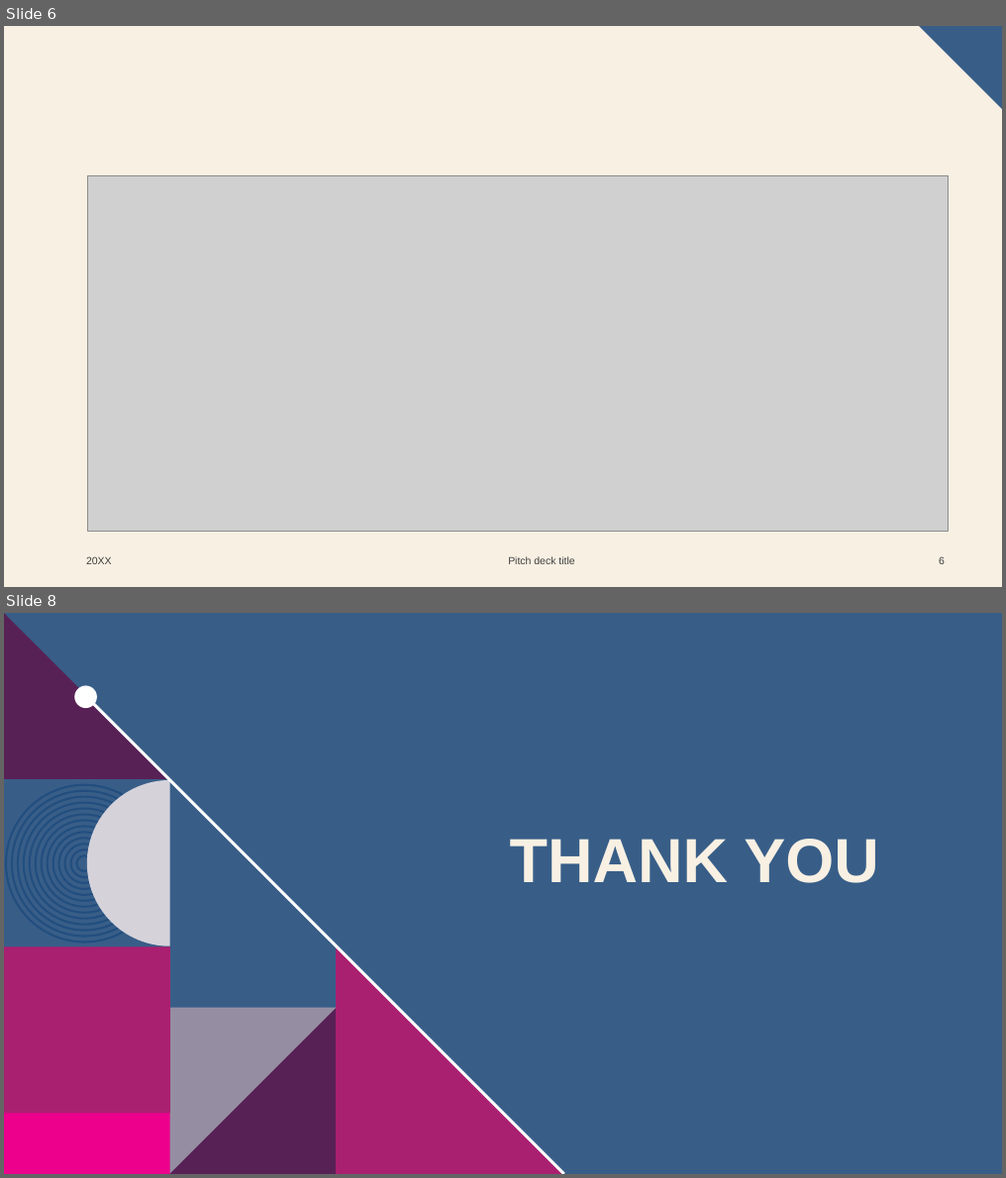
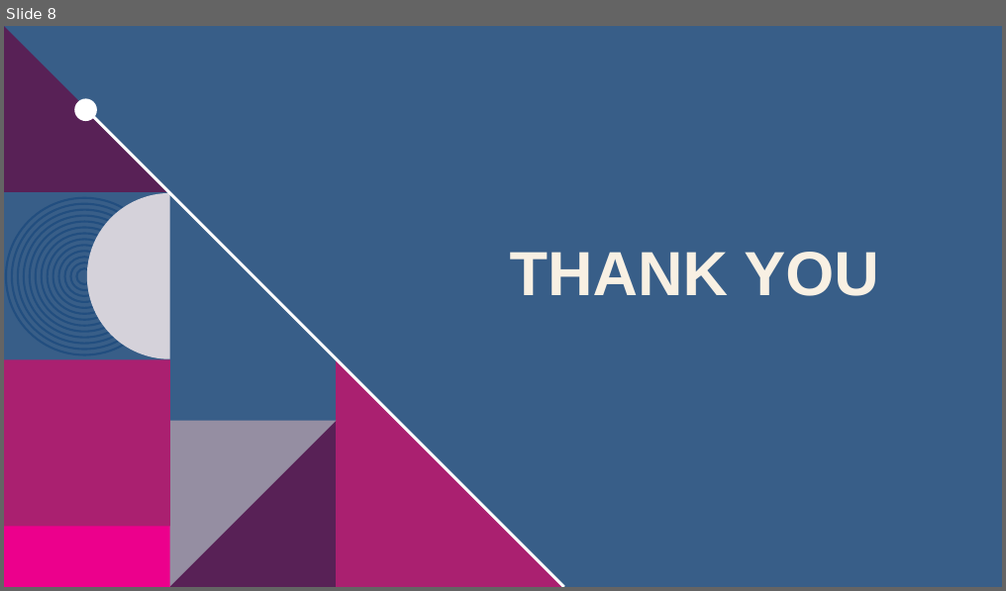
Before and after one commit to samantoz/dsc640-data_presentation, a slide deck: term_project/Executive Summary.pptx. Shown one above the other, each under a label of ours: slides 6 and 8 before the commit, slide 8 after it; the slides between them are not shown. The pictures are 1006x1178 and 1006x591 pixels, drawn with LibreOffice and Linux fonts; fonts in the diff are those of the drawing; grey boxes stand for pictures; background and template pictures are left out. Boxes give left, top, right and bottom in pixels: in the first picture for what was removed or moved away, otherwise in the second. Text is boxed around its words. In the diff, an @@ line names an element or a change of style, - is before the commit and + after.

```diff
--- a/term_project/Executive Summary.pptx
+++ b/term_project/Executive Summary.pptx
@@ slide 6 removed at [4,26,1002,587], background #F8F0E3 @@
@@ freeform shape removed at [919,26,1002,109] @@
@@ picture removed at [88,175,948,532] @@
@@ text removed at [86,557,112,565] @@
-20XX
@@ text removed at [508,557,574,565] @@
-Pitch deck title
@@ page number removed at [939,557,944,565] @@
-6
```
Also in this commit, not shown: 3 slides changed, 2 slides added, 1 other slide removed, 5 other files.
